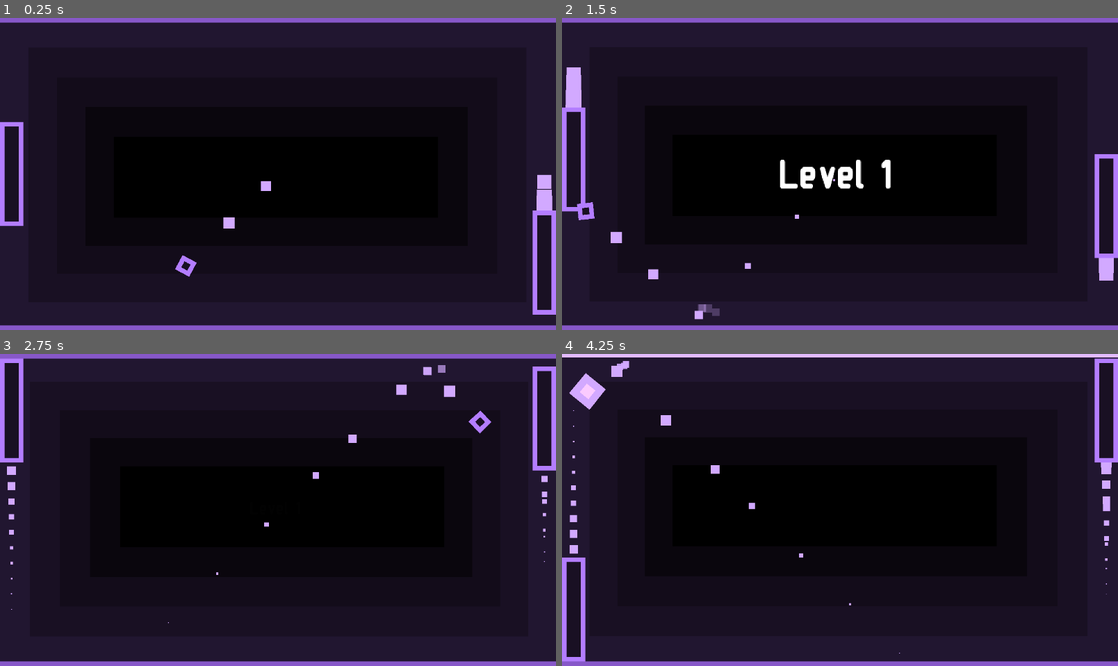
Above: before the commit, frames 1-4 (two rows, left to right).
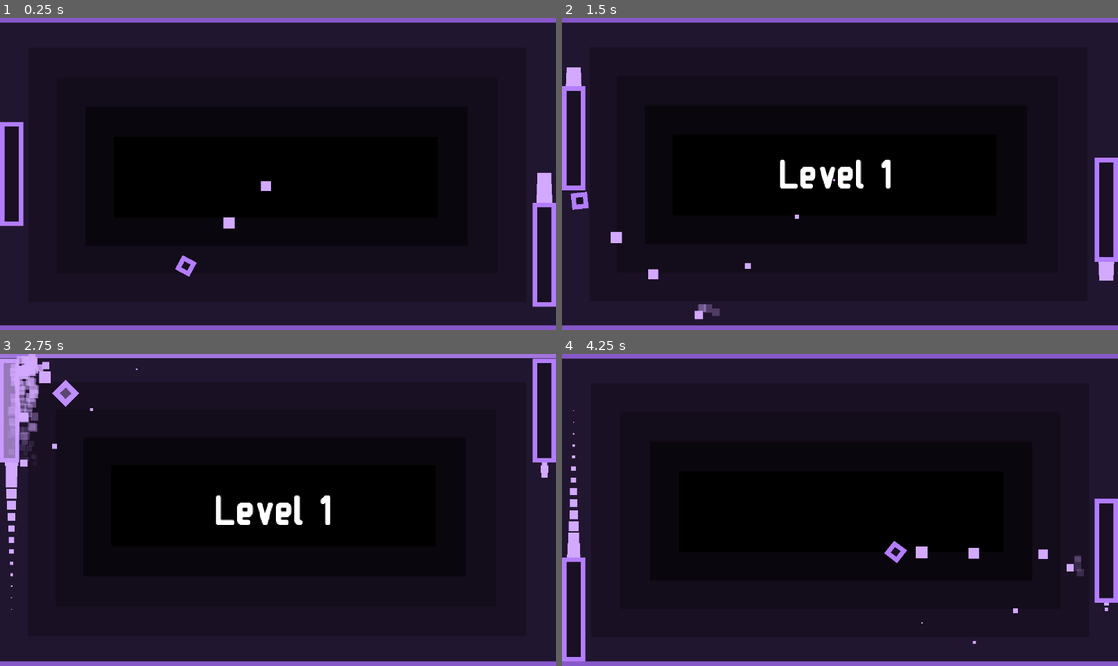
Above: after the commit, the same moments.

Repository: JoeZlonicky/interception
Game: Godot game, scene res://scenes/game/game.tscn
Same seed, same stepped clock (60 frames per second), same inputs: the game is played once before the commit and once after it.
Inputs:
- Up to frame 1 (0.25 s): no input
- Up to frame 2 (1.5 s): hold W (player_1_move_up) 0.53-1.28 s; tap Down (player_2_move_down) at 0.6 s; hold S (player_1_move_down) from 1.28 s (still down); tap Up (player_2_move_up) at 1.35 s
- Up to frame 3 (2.75 s): release S (player_1_move_down) at 2.03 s; hold W (player_1_move_up) from 2.03 s (still down); tap Down (player_2_move_down) at 2.1 s
- Up to frame 4 (4.25 s): tap Up (player_2_move_up) at 2.85 s; release W (player_1_move_up) at 3.53 s; hold S (player_1_move_down) from 3.53 s (still down); tap Down (player_2_move_down) at 3.6 s

The runs differ from the first frame. In frame 1, 0.3% of the frame differs, in the area x 95-100%, y 49-96%; in frame 2, 0.8%; in frame 3, 5.9%, in the area x 0-100%, y 0-87%; in frame 4, 4.6%.

Commit message:
Add english

Diff:
--- a/components/ball/ball.gd
+++ b/components/ball/ball.gd
@@ -44,12 +44,22 @@
 	hit_particle.emitting = true
 	hit_particle.finished.connect(hit_particle.queue_free)
 
-
 	hit_sfx.play()
 	hit.emit()
 
 	animation_player.play("flash")
-	velocity = velocity.bounce(normal)
+	if body is Paddle:
+		velocity = get_paddle_bounce_velocity(body, normal)
+	else:
+		velocity = velocity.bounce(normal)
+
+
+func get_paddle_bounce_velocity(paddle: Paddle, normal: Vector2) -> Vector2:
+	var d := normal.rotated(-PI / 4.0)
+	var diff := global_position.y - paddle.global_position.y
+	var ratio := remap(diff, -paddle.HEIGHT / 2.0, paddle.HEIGHT / 2.0, 0, 1)
+	ratio = clamp(ratio, 0, 1)
+	return d.rotated(ratio * PI / 2.0) * velocity.length()
 
 
 # Useful for setting the initial direction of the ball
--- a/components/paddle/paddle.gd
+++ b/components/paddle/paddle.gd
@@ -1,7 +1,8 @@
 class_name Paddle
 extends CharacterBody2D
 
-const MOVE_SPEED: float = 400
+const MOVE_SPEED: float = 300
+const HEIGHT: float = 90.0
 
 var input: float = 0.0
 var target: Node2D = null
